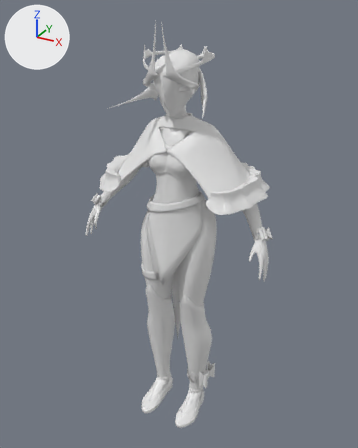
What one commit did to the Blender file SeamstressBlender/Seamstress.blend.
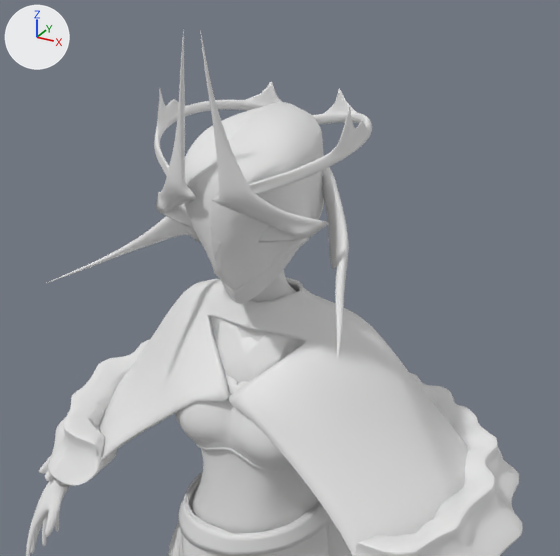
Each version is shown whole from a camera (50 mm lens) standing at (2.7, -4.9, 5.2) and looking at (-0.1, 0.18, 2.66), then close up from a camera (50 mm lens) standing at (1.38, -2.38, 5.32) and looking at (-0.29, 0.65, 3.81). Every picture has the same lights, and +X, +Y and +Z are marked at upper left.

In view in the first close-up: 'Body', 'CloakBot', 'CloakTop', 'Crown', 'DressTop', 'HeartCover', 'Robes'.
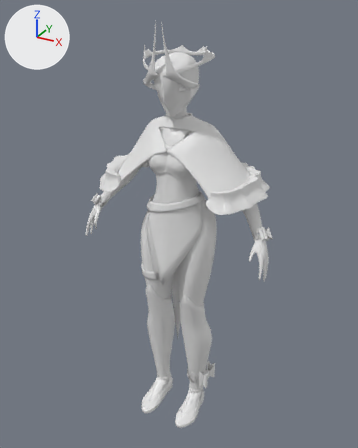
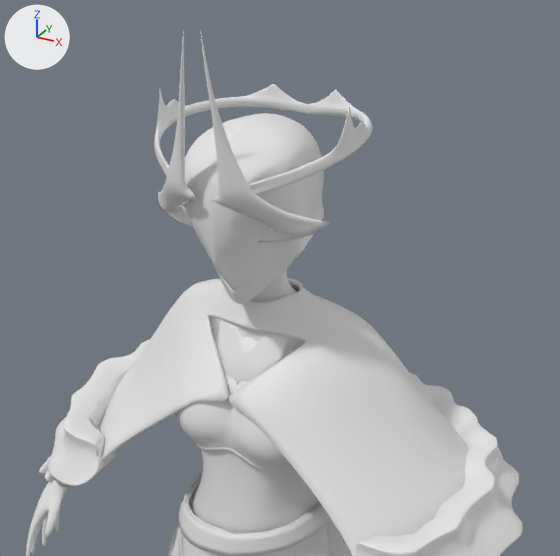
Boxes (x1, y1, x2, y2) around the edits, measured in the close-ups (560 x 556 px):
```json
{"object": "Body", "change": "reshaped", "before": [26, 102, 352, 556], "after": [26, 113, 352, 556]}
{"object": "Crown", "change": "reshaped, modifiers changed", "before": [48, 28, 372, 361], "after": [154, 28, 372, 243], "on screen": "33% narrower, 35% shorter"}
{"part": 1, "of": "me_sphere", "change": "built on", "before": [189, 102, 324, 300], "after": [189, 113, 324, 300]}
{"part": 2, "of": "me_torus", "change": "deleted", "before": [48, 167, 349, 361]}
{"part": 3, "of": "me_torus", "change": "cut back", "before": [185, 82, 372, 137], "after": [185, 84, 372, 137]}
```

Scene script edits in JSON lines:
```json
{"block": "me_sphere", "where": "# used by ob_body; location = (0.0, 0.0, 0.0); scale = (0.252, 0.252, 0.252)"}
{"op": "remove", "block": "me_sphere", "code": "me_sphere.from_pydata(...)  # 1412 vertices, 1364 faces, 2 loose edges; spans x 0.0..4.9, y -1.4..1.5, z 0.3..19.0"}
{"op": "add", "block": "me_sphere", "code": "me_sphere.from_pydata(...)  # 1489 vertices, 1445 faces; spans x 0.0..4.9, y -1.4..1.4, z 0.3..18.9"}
{"block": "me_sphere", "change": "me_sphere part 1"}
{"block": "me_sphere", "change": "38 vertices are removed from x 0.0..0.9, y -1.4..1.0, z 16.6..18.4"}
{"block": "me_sphere", "change": "146 faces are deleted"}
{"block": "me_sphere", "change": "2 loose edges are deleted"}
{"block": "me_sphere", "change": "14 vertices in x 0.0..0.8, y -0.3..0.3, z 16.4..18.9 move by (0.0, 0.0, -0.1)"}
{"block": "me_sphere", "change": "8 vertices in x 0.1..0.9, y -0.3..0.3, z 16.5..18.8 move by (0.0, -0.1, -0.1)"}
{"block": "me_sphere", "change": "7 vertices in x 0.0..0.9, y -0.5..0.3, z 16.6..17.5 move by (0.0, 0.1, 0.0)"}
{"block": "me_sphere", "change": "4 vertices in x 0.0..0.5, y -0.3..0.3, z 16.5..19.0 move by (0.0, 0.0, -0.2)"}
{"block": "me_sphere", "change": "4 vertices in x 0.0..0.6, y 0.2..1.0, z 17.5..18.7 move by (0.0, -0.1, 0.0)"}
{"block": "me_sphere", "change": "4 vertices in x 0.5..0.8, y -0.5..0.2, z 16.7..17.2 move by (0.1, 0.1, 0.0)"}
{"block": "me_sphere", "change": "89 vertices move from x 0.0..0.9, y -1.3..1.5, z 16.4..19.0 to x 0.0..0.9, y -1.3..1.0, z 16.3..18.9"}
{"block": "me_sphere", "change": "115 vertices are added at x 0.0..0.9, y -0.8..0.9, z 16.4..18.4"}
{"block": "me_sphere", "change": "227 new faces join them"}
{"block": "me_torus", "where": "# used by ob_crown; location = (0.0, 0.0, 0.0)"}
{"op": "remove", "block": "me_torus", "code": "me_torus.from_pydata(...)  # 376 vertices, 360 faces; spans x 0.0..0.577, y -0.579..0.363, z 4.19..5.087"}
{"op": "add", "block": "me_torus", "code": "me_torus.from_pydata(...)  # 333 vertices, 320 faces; spans x 0.0..0.393, y -0.417..0.35, z 4.37..5.087"}
{"block": "me_torus", "change": "me_torus part 2: the loose piece of 37 vertices spanning x 0.18..0.577, y -0.579..0.117, z 4.19..4.596 is deleted"}
{"block": "me_torus", "change": "me_torus part 3"}
{"block": "me_torus", "change": "14 vertices are removed from x 0.0..0.039, y 0.343..0.363, z 4.64..4.682"}
{"block": "me_torus", "change": "16 faces are deleted"}
{"block": "me_torus", "change": "3 vertices in x 0.358..0.37, y 0.085..0.091, z 4.696..4.737 move by (0.0, -0.001, 0.0)"}
{"block": "me_torus", "change": "127 vertices move from x 0.0..0.378, y 0.083..0.361, z 4.652..4.811 to x 0.0..0.379, y 0.083..0.35, z 4.691..4.801"}
{"block": "me_torus", "change": "8 vertices are added at x 0.0, y 0.335..0.347, z 4.687..4.724"}
{"block": "me_torus", "change": "9 new faces join them"}
{"block": "ob_crown", "where": "_m = ob_crown.modifiers.new('Mirror', 'MIRROR')"}
{"op": "remove", "block": "ob_crown", "code": "_m.use_clip = True"}
```
